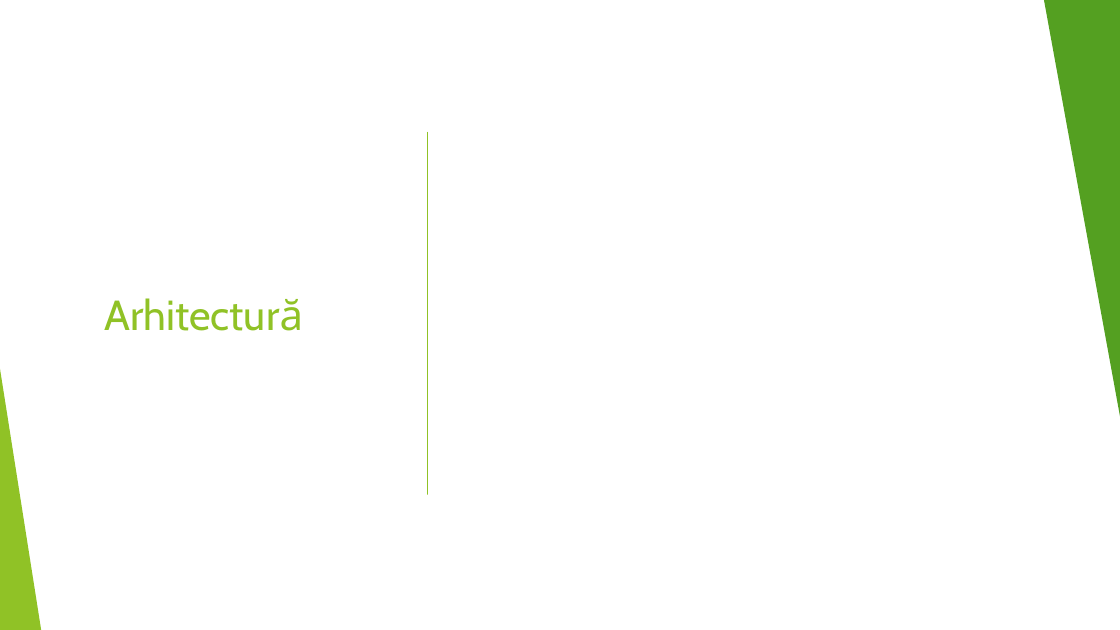
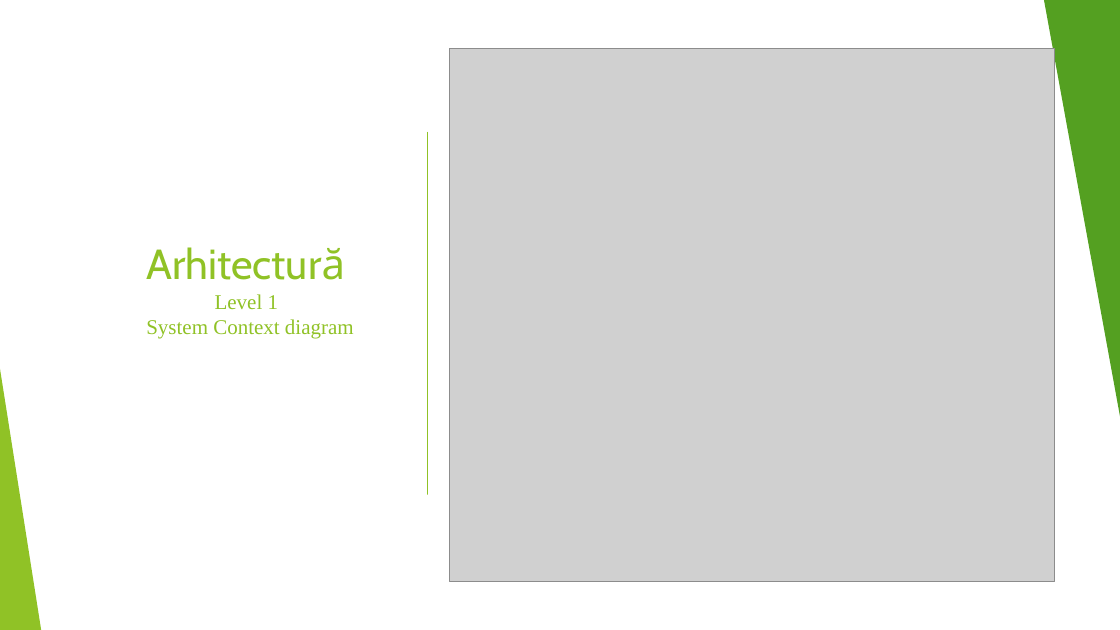
Before and after one commit to RomanStefan/VoteIT, a slide deck: slide 4 of Licenta2019RomanStefan/VoteIT.pptx. Drawn at 1120x630 pixels with LibreOffice and Linux fonts; fonts in the diff are those of the drawing; grey boxes stand for pictures. Boxes give left, top, right and bottom in pixels: in the first picture for what was removed or moved away, otherwise in the second. Text is boxed around its words. In the diff, an @@ line names an element or a change of style, - is before the commit and + after.

Commit message:
Added last modified files by adding password verification, display uploaded image and add ppt and video

```diff
--- a/Licenta2019RomanStefan/VoteIT.pptx
+++ b/Licenta2019RomanStefan/VoteIT.pptx
@@ picture added at (450,48,1054,582) @@
@@ title at (146,247,354,339): text changed; size 36 to 18 pt; font Cabin to Times New Roman @@
-Arhitectură
+Arhitectură
+Level 1
+System Context diagram
```
Also in this commit, not shown: 2 other slides changed, 2 slides added, 1 slide removed, 13 other files.
